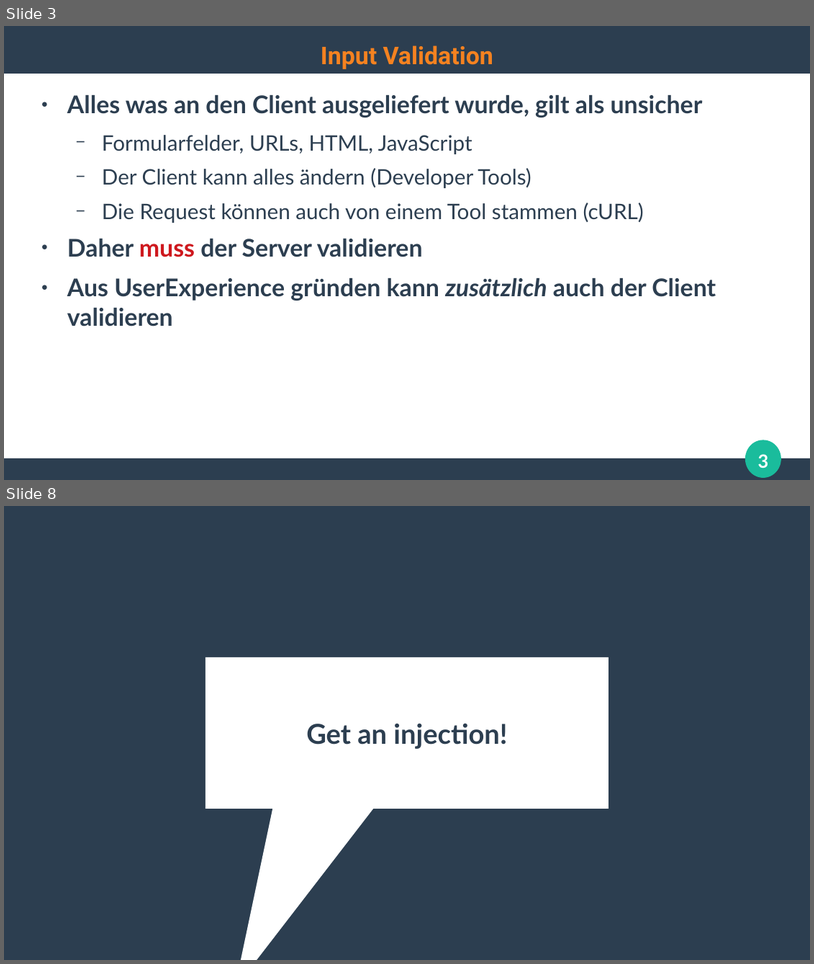
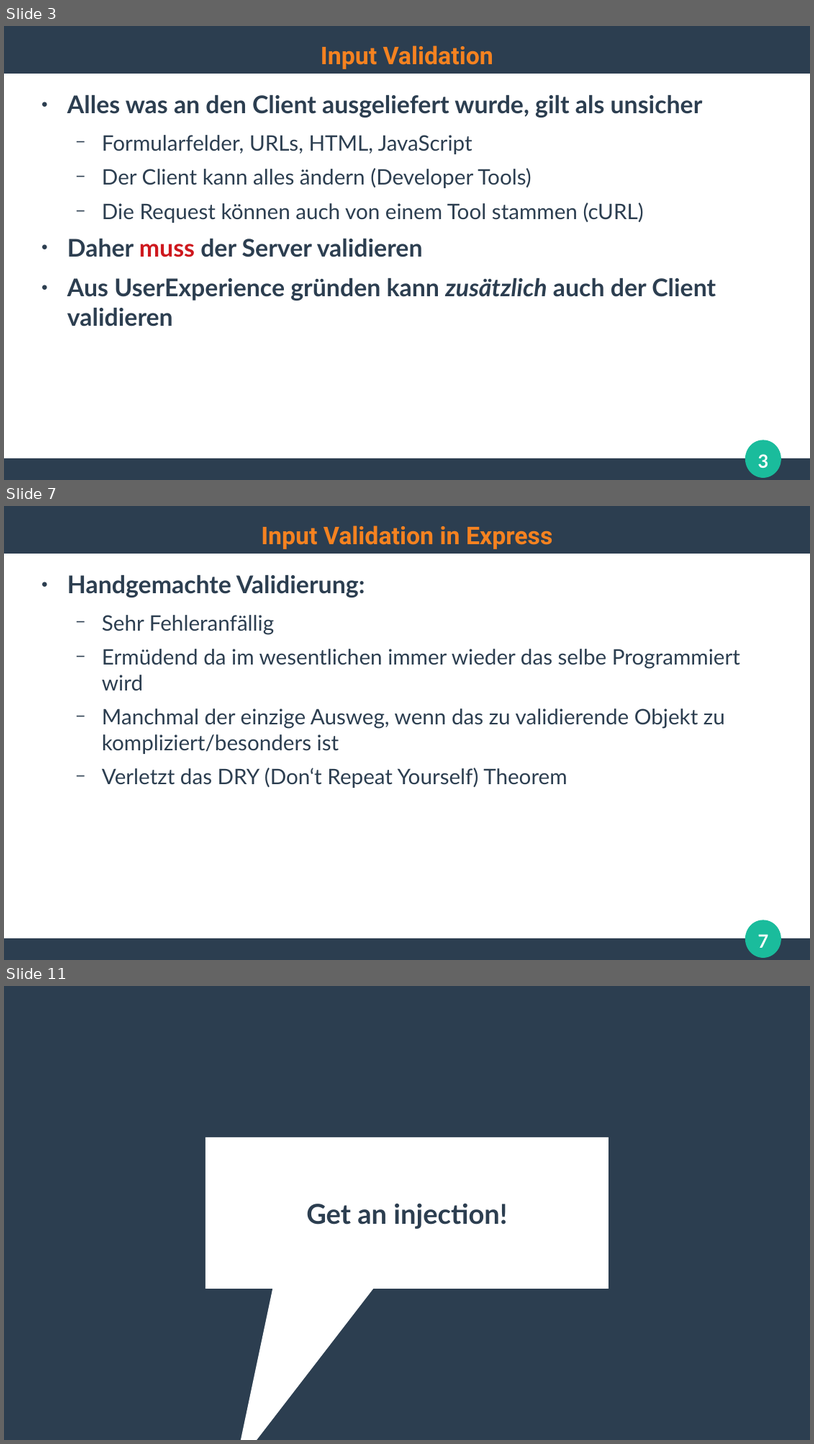
Before and after one commit to ghandmann/HS-AlbSig-WebAnwendungen2, a slide deck: Kapitel/06_WebSecurity.odp. Shown one above the other, each under a label of ours: slides 3 and 8 before the commit, slides 3, 7 and 11 after it; the slides between them are not shown. The pictures are 814x964 and 814x1444 pixels, drawn with LibreOffice and Linux fonts; fonts in the diff are those of the drawing. Boxes give left, top, right and bottom in pixels: in the first picture for what was removed or moved away, otherwise in the second. Text is boxed around its words. In the diff, an @@ line names an element or a change of style, - is before the commit and + after.

```diff
--- a/Kapitel/06_WebSecurity.odp
+++ b/Kapitel/06_WebSecurity.odp
@@ slide 7 added at <box>4,506,810,960</box>, background #FFFFFF; not listed: 3 template elements that a slide beside it also shows @@
@@ title added at <box>261,525,553,549</box>, 24 pt, text #F58220, bold @@
+Input Validation in Express
@@ text added at <box>67,575,741,788</box>, 21 pt, text #2C3E50 @@
+● Handgemachte Validierung:
+  − Sehr Fehleranfällig
+  − Ermüdend da im wesentlichen immer wieder das selbe Programmiert wird
+  − Manchmal der einzige Ausweg, wenn das zu validierende Objekt zu kompliziert/besonders ist
+  − Verletzt das DRY (Don‘t Repeat Yourself) Theorem
@@ page number added at <box>759,934,769,947</box>, 18 pt, text #FFFFFF, bold @@
+7
@@ what was slide 8 is now slide 11 @@
```
Also in this commit, not shown: 7 slides changed, 5 other slides added, 3 slides removed.
